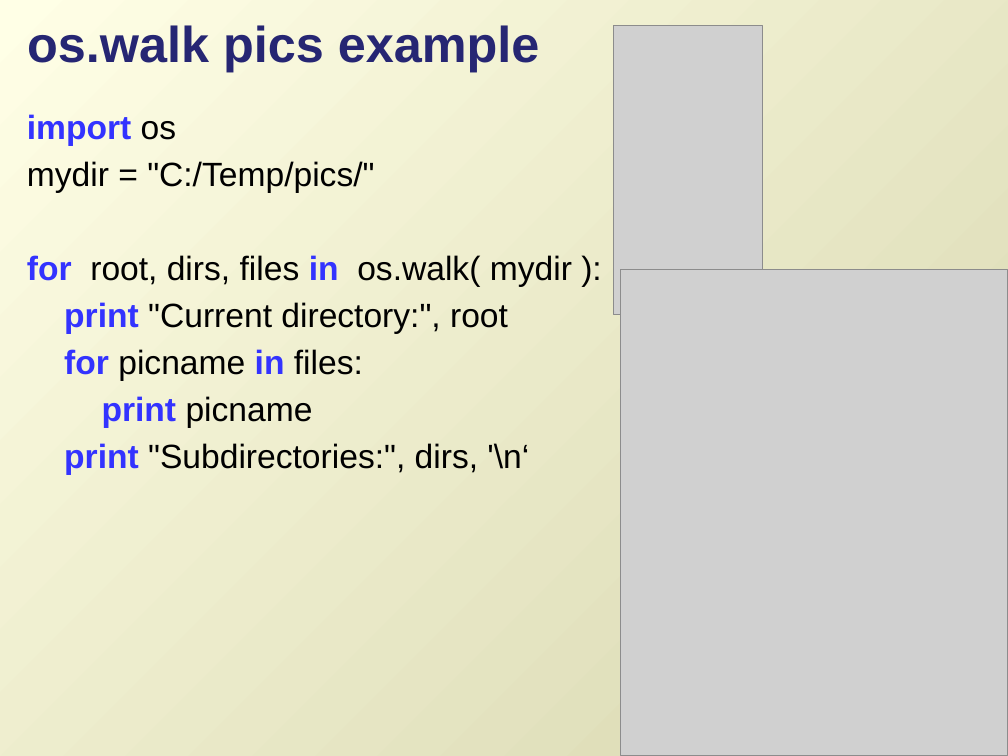
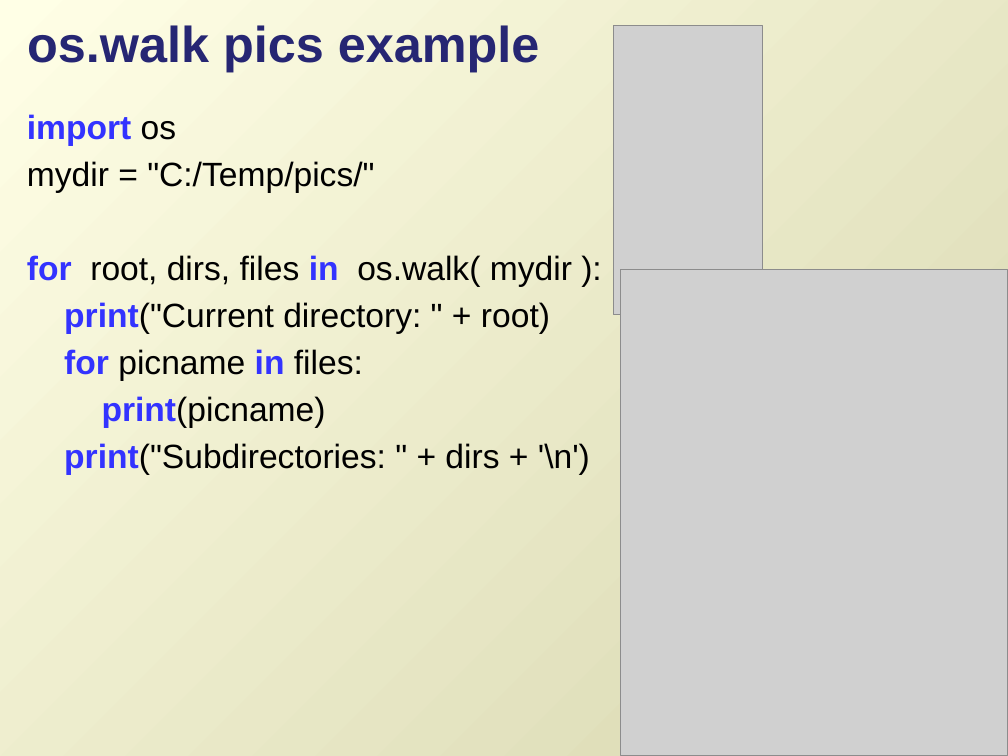
Before and after one commit to lgtateos/gis540, a slide deck: slide 18 of slides/looping2.pptx. Drawn at 1008x756 pixels with LibreOffice and Linux fonts; fonts in the diff are those of the drawing; grey boxes stand for pictures. Boxes give left, top, right and bottom in pixels: in the first picture for what was removed or moved away, otherwise in the second. Text is boxed around its words. In the diff, an @@ line names an element or a change of style, - is before the commit and + after.

```diff
--- a/slides/looping2.pptx
+++ b/slides/looping2.pptx
@@ text at (64,302,550,334): text changed @@
-print "Current directory:", root
+print("Current directory: " + root)
@@ text at (64,396,590,475): text changed @@
-print picname
-print "Subdirectories:", dirs, '\n‘
+print(picname)
+print("Subdirectories: " + dirs + '\n')
```
Also in this commit, not shown: 12 other slides changed.
